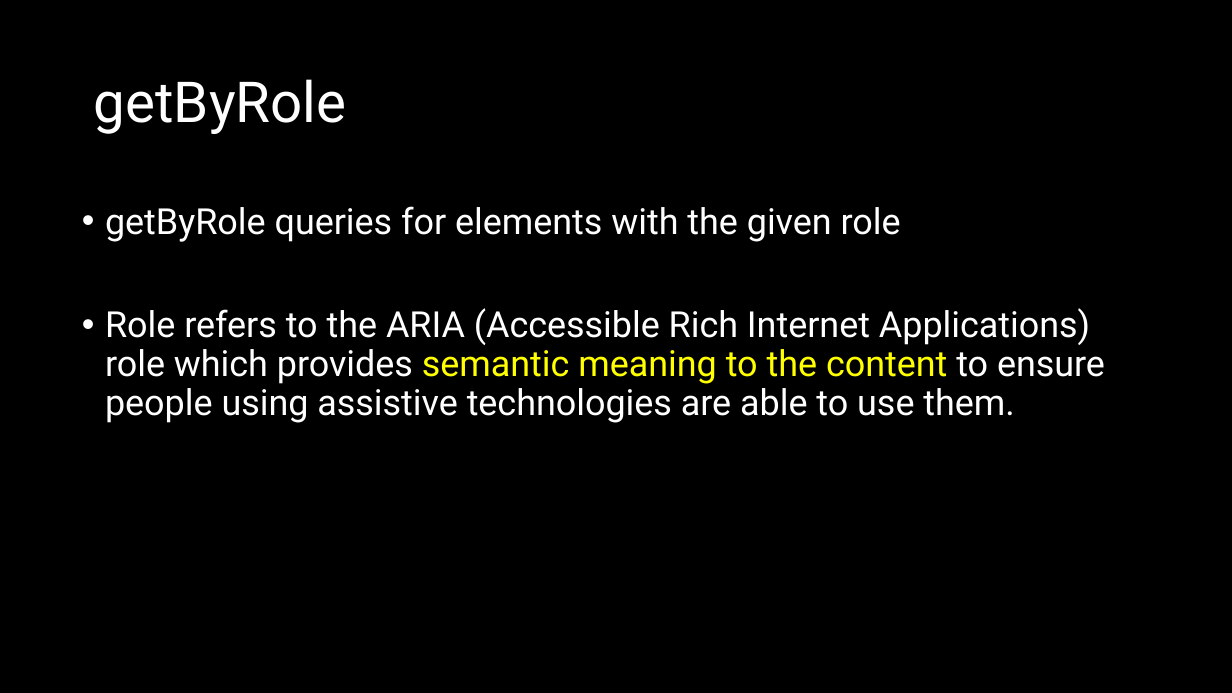
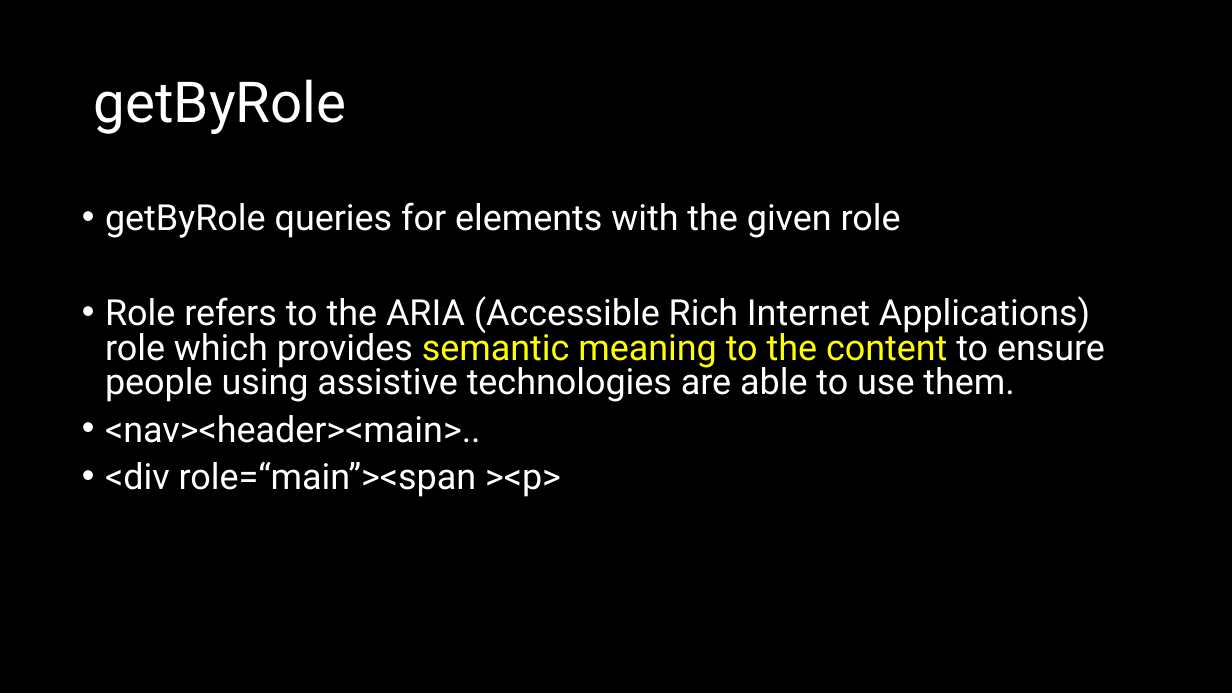
Before and after one commit to natiquekeyin/winter2025, a slide deck: slide 26 of JavaScript/Week12/Week12.pptx. Drawn at 1232x693 pixels with LibreOffice and Linux fonts; fonts in the diff are those of the drawing. Boxes give left, top, right and bottom in pixels: in the first picture for what was removed or moved away, otherwise in the second. Text is boxed around its words. In the diff, an @@ line names an element or a change of style, - is before the commit and + after.

```diff
--- a/JavaScript/Week12/Week12.pptx
+++ b/JavaScript/Week12/Week12.pptx
@@ text at (x1=105, y1=202, x2=1105, y2=402): line spacing 0.9 to 0.8 @@
@@ text at (x1=105, y1=415, x2=561, y2=497): paragraphs added @@
+• <nav><header><main>..
+• <div role=“main”><span ><p>
```
Also in this commit, not shown: 2 other slides changed, 5 other files.
